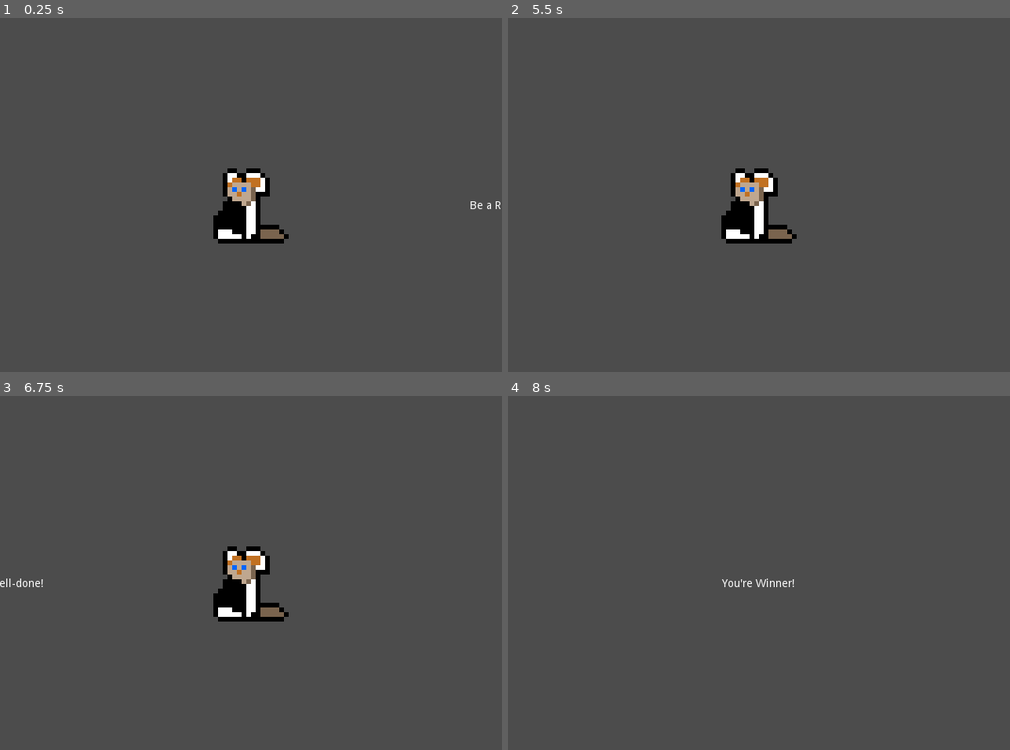
Above: before the commit, frames 1-4 (two rows, left to right).
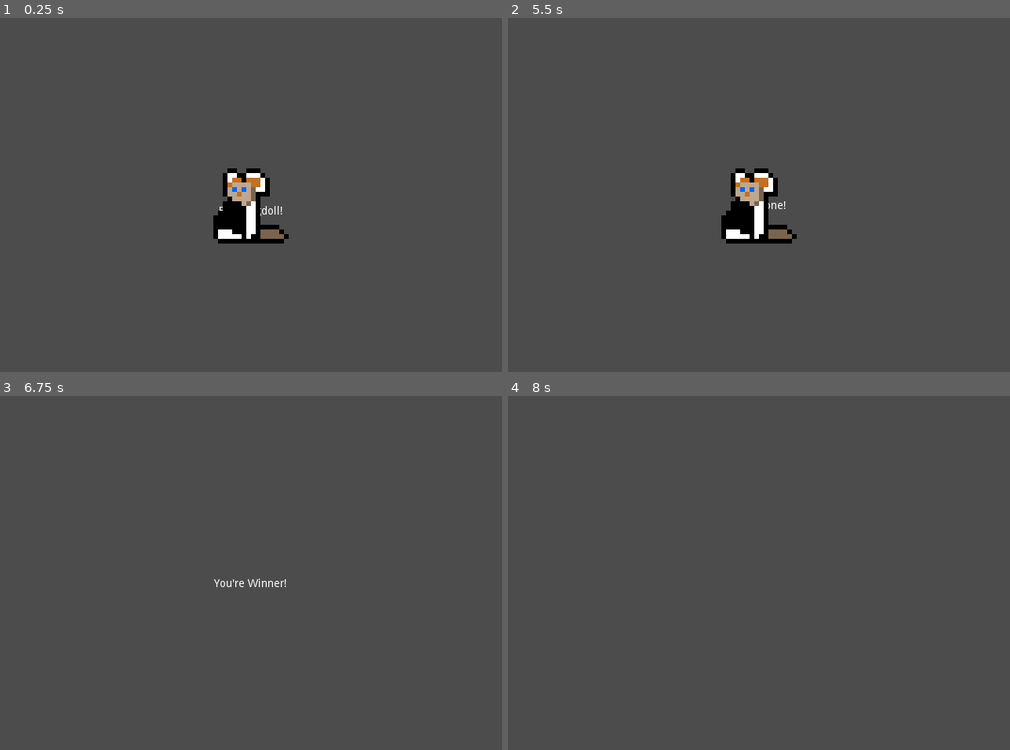
Above: after the commit, the same moments.

Repository: swashdev/minigame-madness
Game: Godot game, scene res://master/scenes/main.tscn
Two runs of this game, one before a commit and one after it. Both use one fixed random seed, a clock stepped at 60 frames per second and the inputs below.
Inputs:
- Up to frame 1 (0.25 s): no input
- Up to frame 2 (5.5 s): hold Right (ui_right) 0.53-1.28 s; tap Space (ui_select) at 0.77, 1.52, 2.75, 3.02, 3.77, 4.25, 4.52 s; hold Down (ui_down) 1.28-2.03 s; tap Enter at 2, 3.5, 5 s; hold Right (ui_right) 2.03-2.78 s; hold Up (ui_up) 2.78-3.53 s; hold Left (ui_left) 3.53-5.03 s; hold Down (ui_down) from 5.03 s (still down)
- Up to frame 3 (6.75 s): release Down (ui_down) at 5.78 s; hold Right (ui_right) 5.78-6.53 s; tap Space (ui_select) at 6.02 s; hold Up (ui_up) from 6.53 s (still down)
- Up to frame 4 (8 s): tap Space (ui_select) at 6.77, 7.52 s; release Up (ui_up) at 7.28 s; hold Right (ui_right) from 7.28 s (still down)

The runs differ from the first frame. In frame 1, 0.1% of the frame differs, in the area x 43-100%, y 51-56%; in frame 2, less than 0.1%; in frame 3, 2.2%, in the area x 0-58%, y 42-64%; in frame 4, 0.1%.

Commit message:
use the new animation for messages.
I like the zoom_in_from_bottom animation better for generic messages, so
we'll use that instead.

Diff:
--- a/master/scripts/in-game_HUD.gd
+++ b/master/scripts/in-game_HUD.gd
@@ -36,6 +36,6 @@
 # Display a given message using an animation defined in the `InstructionLabel`
 # script and then signal when the message is off-screen.
 func message( text ):
-	$InstructionLabel.zoom_in_from_right( text )
+	$InstructionLabel.zoom_in_from_bottom( text )
 	yield( $InstructionLabel, "animation_finished" )
 	emit_signal( "message_exited" )
